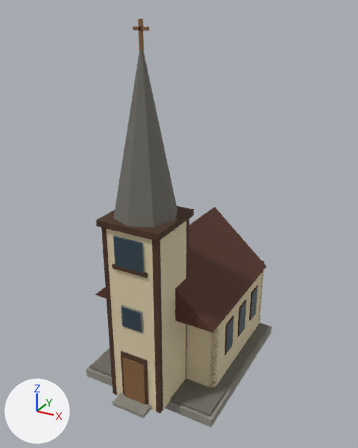
A saved change to the glTF model assets/models/church.glb.
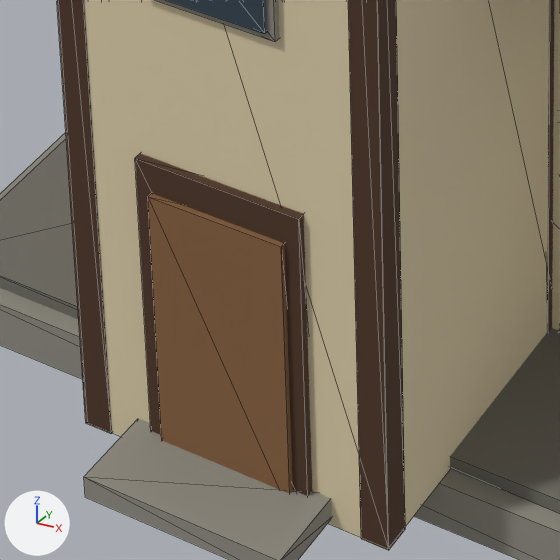
Each version is shown whole from a 50 mm lens placed at (9.85, -18.52, 16.5), pointed at (0.11, -0.82, 7.65), then close up on the part from 28% to 52% of the width and 73% to 93% of the height. The axes (+X, +Y, +Z) are drawn at lower left. The lights are the same throughout. The first two pictures are the older version. The close-ups show mesh edges as thin lines. Vertices at exactly the same position are counted once.

In view in the first close-up: 'church'.
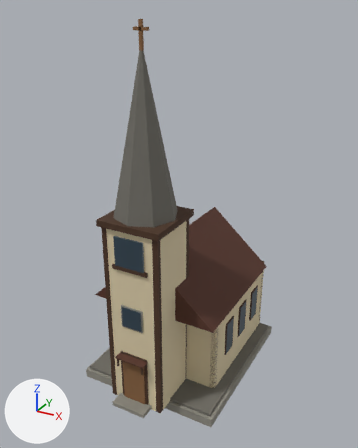
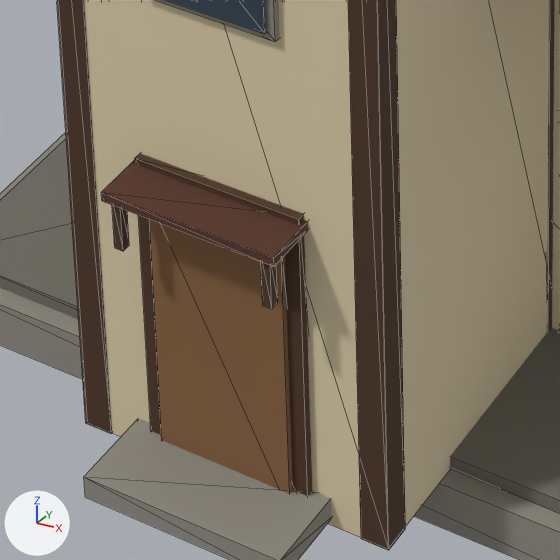
What differs and where, as boxes [x1, y1, x2, y2] in the close-ups (560 x 560 px):
part 1 of me_church, added (brown)
    after: [112, 205, 129, 251]
part 2 of me_church, added (brown)
    after: [261, 262, 278, 309]
part 3 of me_church, added (brown)
    after: [101, 160, 308, 266]

The change, as a diff of the scene's bpy script:
```diff
--- a/assets/models/church.glb.py
+++ b/assets/models/church.glb.py
@@ me_church @@
 # used by ob_church; location = (0.0, 0.0, 0.0)
-me_church.from_pydata(...)  # 294 vertices, 444 faces; spans x -3.3..3.3, y -5.2..3.8, z 0.0..16.1
+me_church.from_pydata(...)  # 318 vertices, 480 faces; spans x -3.3..3.3, y -5.2..3.8, z 0.0..16.1
+# me_church part 1: a new loose piece, a box spanning x -0.625..-0.555, y -4.925..-4.855, z 2.48..2.9, in mat_wood (brown #4c3321)
+# me_church part 2: a new loose piece, a box spanning x 0.555..0.625, y -4.925..-4.855, z 2.48..2.9, in mat_wood (brown #4c3321)
+# me_church part 3: a new loose piece, a box spanning x -0.68..0.68, y -4.96..-4.5, z 2.875..2.945, in mat_roofdark (brown #573326)
 me_church.materials.append(mat_stone)
```
